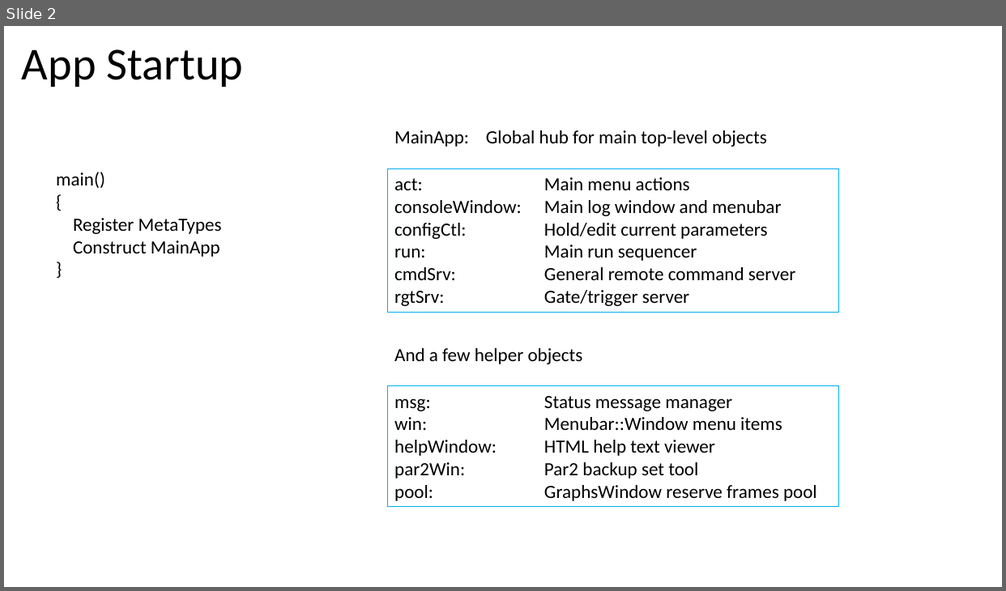
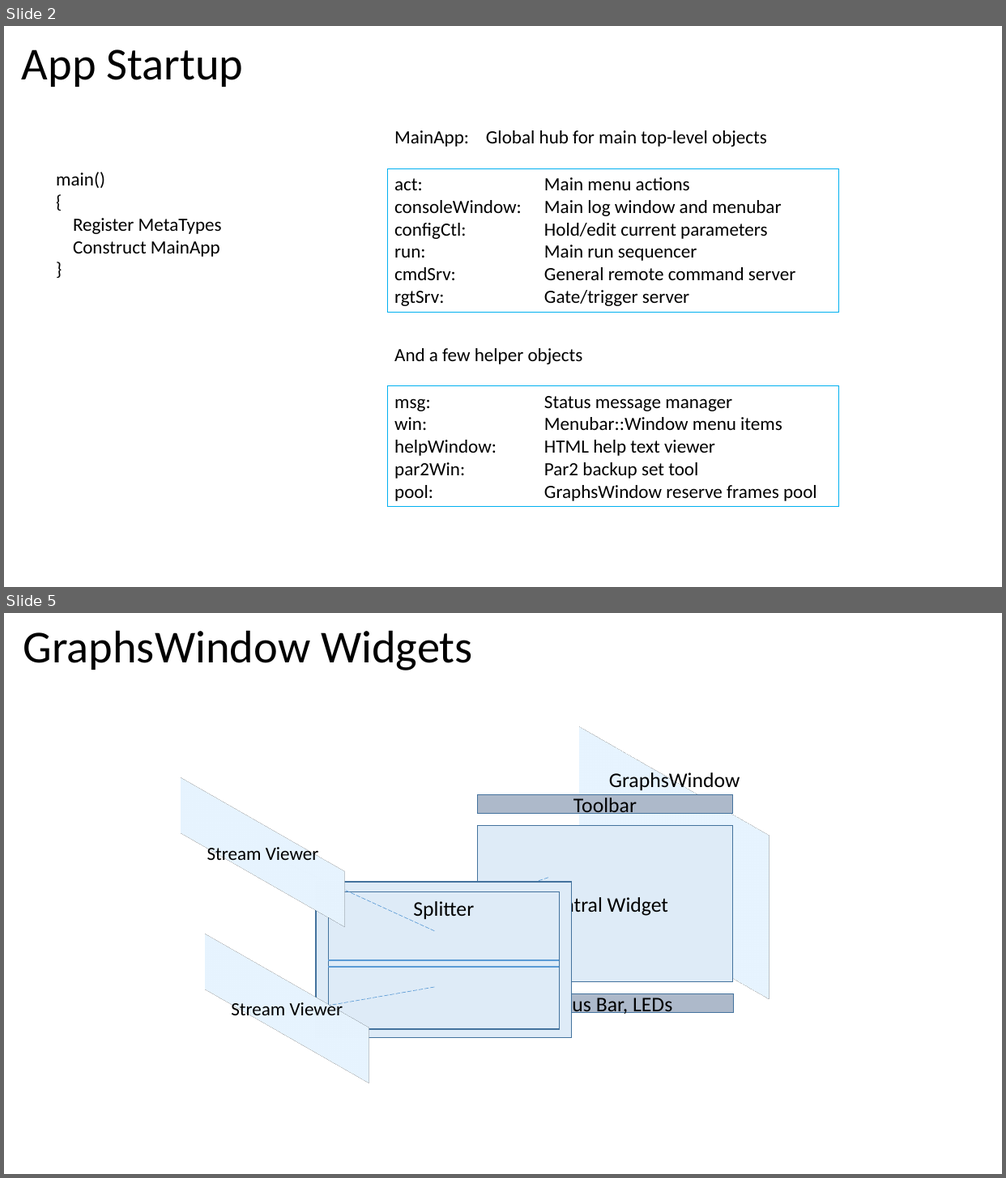
Before and after one commit to billkarsh/SpikeGLX, a slide deck: Documents/SpikeGLX_Slides.pptx. Shown one above the other, each under a label of ours: slide 2 before the commit, slides 2 and 5 after it; the slides between them are not shown. The pictures are 1006x591 and 1006x1178 pixels, drawn with LibreOffice and Linux fonts; fonts in the diff are those of the drawing. Boxes give left, top, right and bottom in pixels: in the first picture for what was removed or moved away, otherwise in the second. Text is boxed around its words. In the diff, an @@ line names an element or a change of style, - is before the commit and + after.

```diff
--- a/Documents/SpikeGLX_Slides.pptx
+++ b/Documents/SpikeGLX_Slides.pptx
@@ slide 5 added at (4,613,1002,1174), background #FFFFFF @@
@@ text added at (23,630,473,671), 44 pt, text #000000 @@
+GraphsWindow Widgets
@@ group added at (147,764,809,1043): 8 rectangles, 5 lines @@
+GraphsWindow
+Central Widget
+Toolbar
+Status Bar, LEDs
+Splitter
+Stream Viewer
+Stream Viewer
```
Also in this commit, not shown: 2 slides changed.
